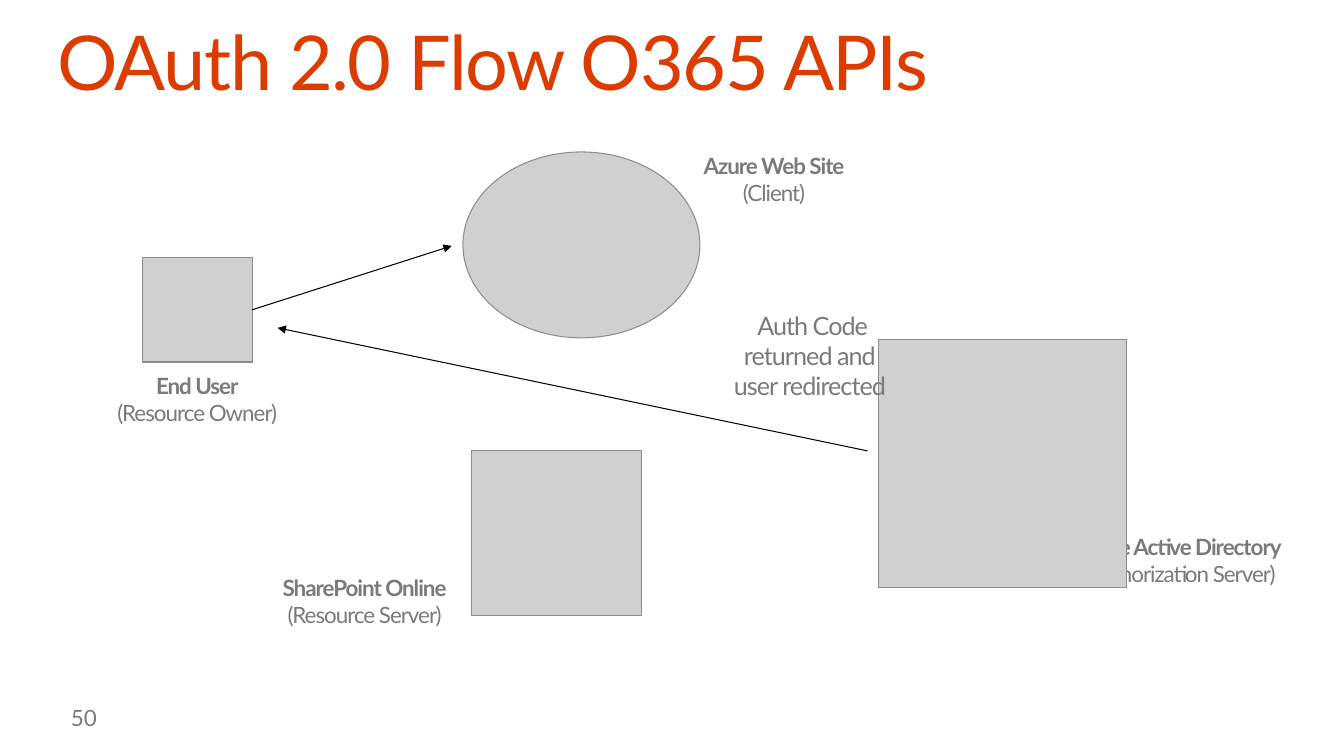
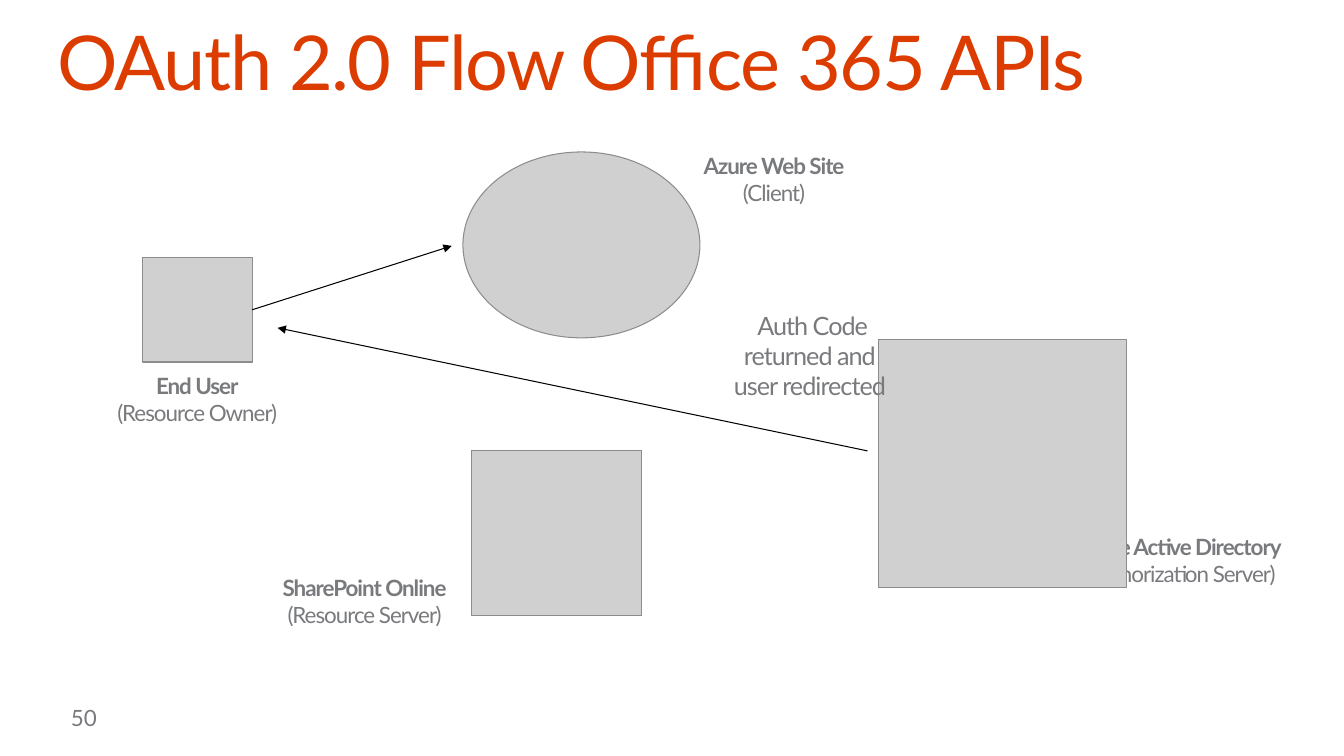
Before and after one commit to OfficeDev/TrainingContent, a slide deck: slide 50 of O3652-7 Deep Dive into Security and OAuth/O3652-7 Deep Dive into Security and OAuth.pptx. Drawn at 1344x756 pixels with LibreOffice and Linux fonts; fonts in the diff are those of the drawing; grey boxes stand for pictures; background and template pictures are left out. Boxes give left, top, right and bottom in pixels: in the first picture for what was removed or moved away, otherwise in the second. Text is boxed around its words. In the diff, an @@ line names an element or a change of style, - is before the commit and + after.

```diff
--- a/O3652-7 Deep Dive into Security and OAuth/O3652-7 Deep Dive into Security and OAuth.pptx
+++ b/O3652-7 Deep Dive into Security and OAuth/O3652-7 Deep Dive into Security and OAuth.pptx
@@ title at [57,34,1085,91]: text changed @@
-OAuth 2.0 Flow O365 APIs
+OAuth 2.0 Flow Office 365 APIs
```
Also in this commit, not shown: 12 other slides changed, 2 other files.
